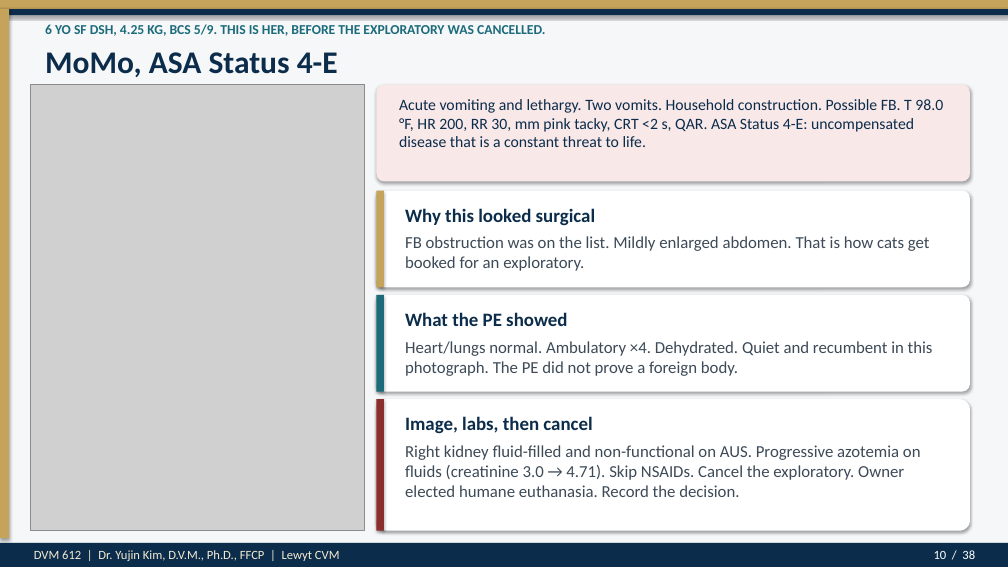
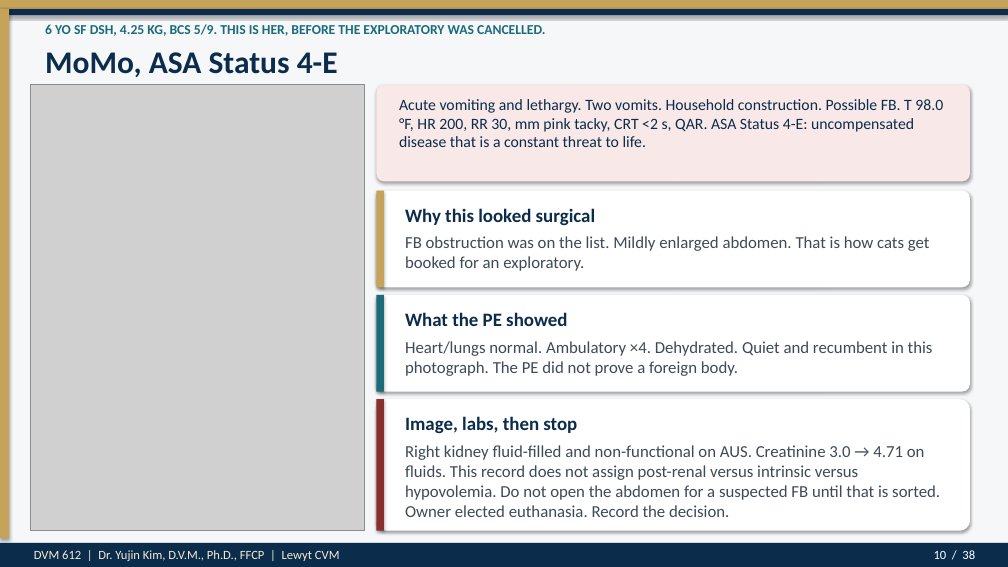
Before and after one commit to drkimvet/happycare, a slide deck: slide 10 of lectures/DVM-612_Week4_Preop_PatientPrep_Postop.pptx. Drawn at 1008x567 pixels with LibreOffice and Linux fonts; fonts in the diff are those of the drawing; grey boxes stand for pictures. Boxes give left, top, right and bottom in pixels: in the first picture for what was removed or moved away, otherwise in the second. Text is boxed around its words. In the diff, an @@ line names an element or a change of style, - is before the commit and + after.

```diff
--- a/lectures/DVM-612_Week4_Preop_PatientPrep_Postop.pptx
+++ b/lectures/DVM-612_Week4_Preop_PatientPrep_Postop.pptx
@@ text at (405, 416, 577, 434): text changed @@
-Image, labs, then cancel
+Image, labs, then stop
@@ text at (405, 445, 940, 517): text changed @@
-Right kidney fluid-filled and non-functional on AUS. Progressive azotemia on fluids (creatinine 3.0 → 4.71). Skip NSAIDs. Cancel the exploratory. Owner elected humane euthanasia. Record the decision.
+Right kidney fluid-filled and non-functional on AUS. Creatinine 3.0 → 4.71 on fluids. This record does not assign post-renal versus intrinsic versus hypovolemia. Do not open the abdomen for a suspected FB until that is sorted. Owner elected euthanasia. Record the decision.
```
Also in this commit, not shown: 13 other slides changed, 7 other files.
